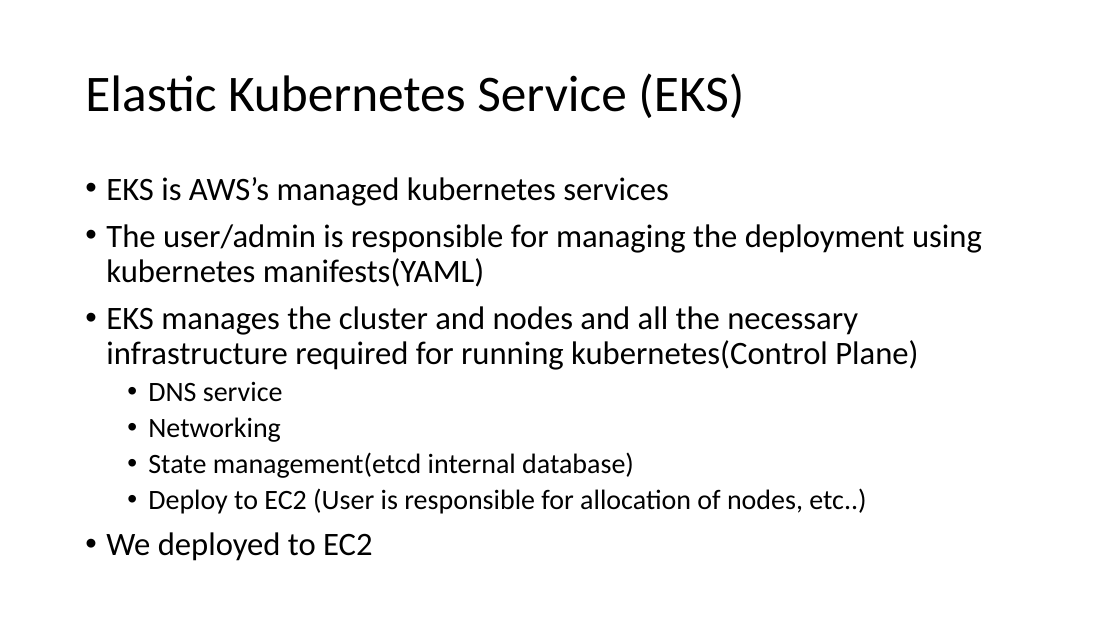
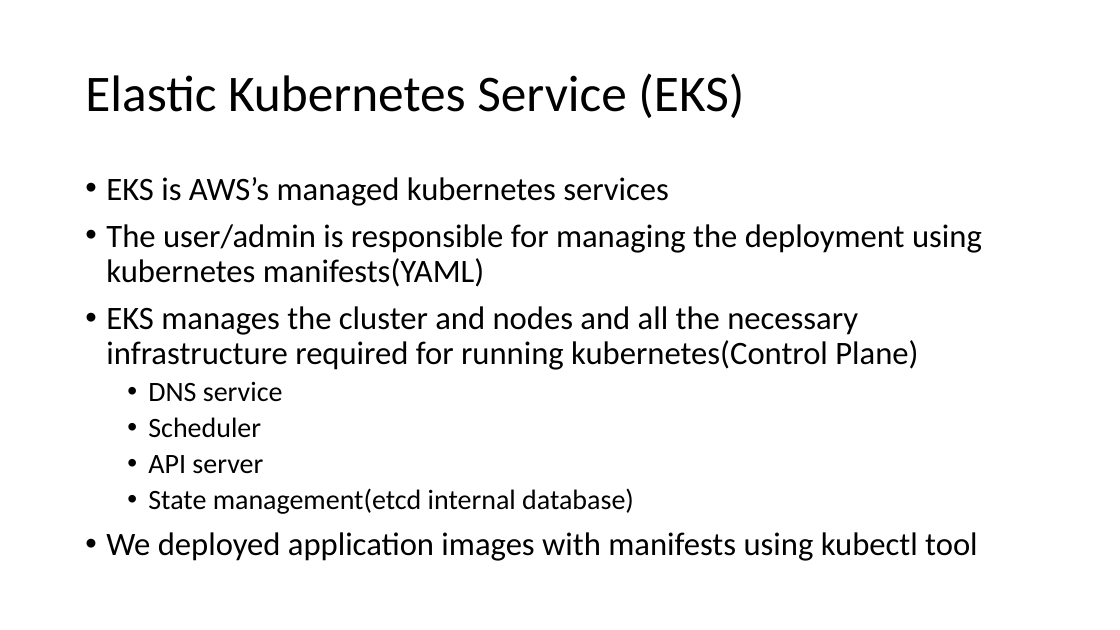
Before and after one commit to awspractice12/aws_practice, a slide deck: slide 12 of documents/DevOps_on_AWS.pptx. Drawn at 1120x630 pixels with LibreOffice and Linux fonts; fonts in the diff are those of the drawing. Boxes give left, top, right and bottom in pixels: in the first picture for what was removed or moved away, otherwise in the second. Text is boxed around its words. In the diff, an @@ line names an element or a change of style, - is before the commit and + after.

```diff
--- a/documents/DevOps_on_AWS.pptx
+++ b/documents/DevOps_on_AWS.pptx
@@ text at bbox=[148, 417, 263, 474]: text changed @@
-  • Networking
+  • Scheduler
+  • API server
@@ text at bbox=[106, 532, 977, 561]: text changed; size 24 to 28 pt @@
-  • Deploy to EC2 (User is responsible for allocation of nodes, etc..)
-• We deployed to EC2
+• We deployed application images with manifests using kubectl tool
```
Also in this commit, not shown: 6 other slides changed.
